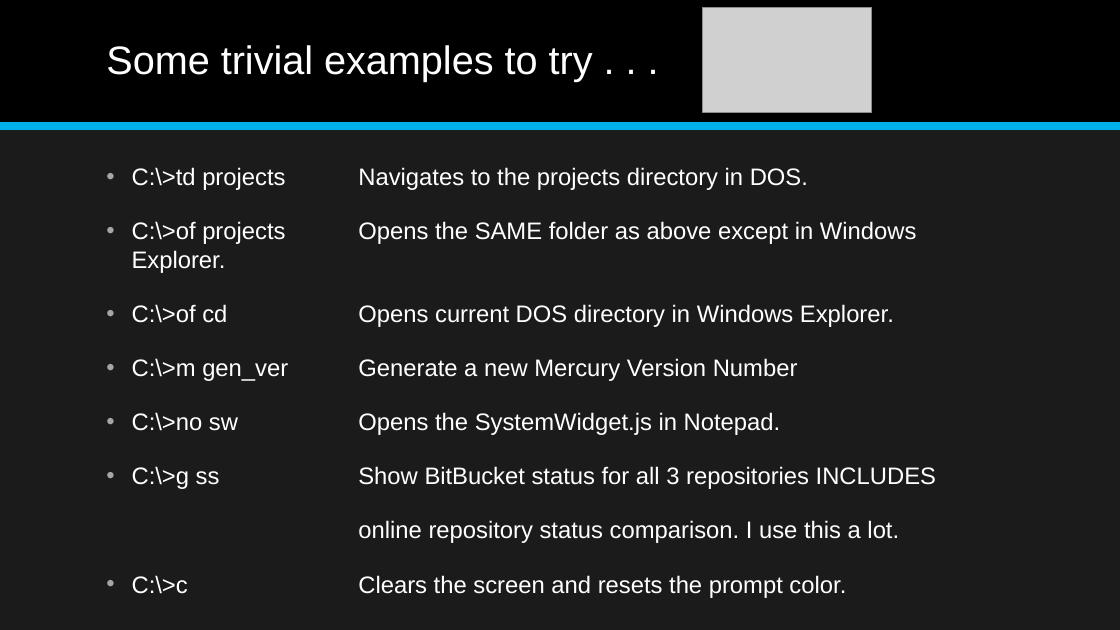
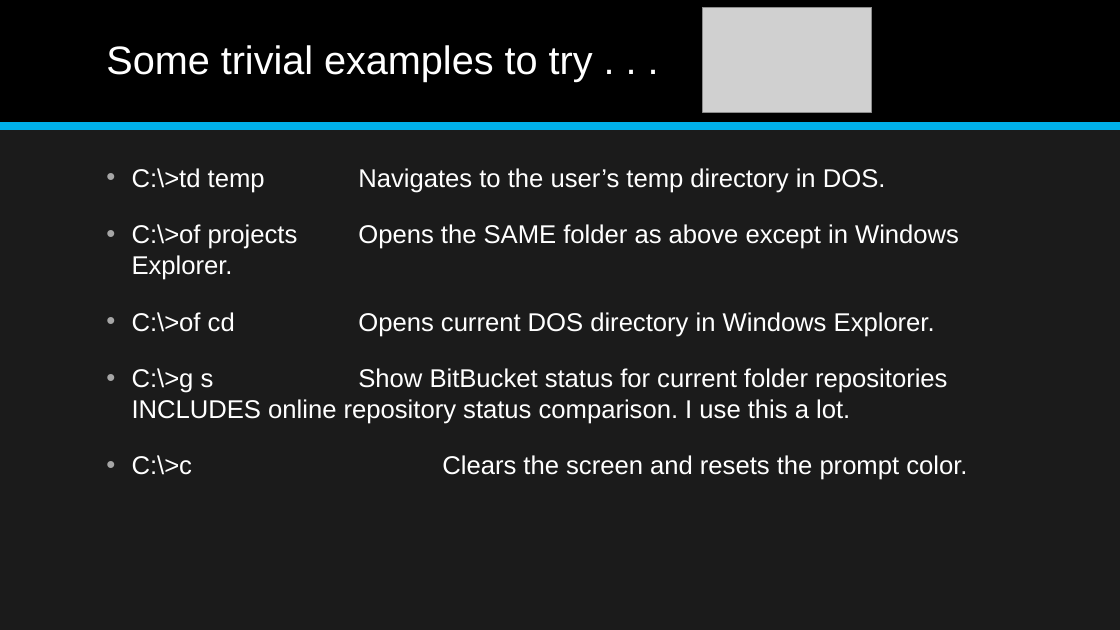
Before and after one commit to jonathan-r-jones/Composable-Batch-Files, a slide deck: slide 4 of Composable Batch File Helper.pptx (slide 7 before the commit). Drawn at 1120x630 pixels with LibreOffice and Linux fonts; fonts in the diff are those of the drawing; grey boxes stand for pictures. Boxes give left, top, right and bottom in pixels: in the first picture for what was removed or moved away, otherwise in the second. Text is boxed around its words. In the diff, an @@ line names an element or a change of style, - is before the commit and + after.

```diff
--- a/Composable Batch File Helper.pptx
+++ b/Composable Batch File Helper.pptx
@@ text at bbox=[132, 168, 886, 193]: text changed; size 20.4 to 22 pt @@
-• C:\>td projects Navigates to the projects directory in DOS.
+• C:\>td temp Navigates to the user’s temp directory in DOS.
@@ text at bbox=[132, 224, 967, 480]: size 20.4 to 22 pt in "C:\>of projects Opens the SAME folder as ...", "C:\>of cd Opens current DOS directory in ...", "C:\>c Clears the screen and resets the ..." @@
@@ text at bbox=[132, 368, 947, 424]: text changed; size 20.4 to 22 pt @@
-• C:\>m gen_ver Generate a new Mercury Version Number
-• C:\>no sw Opens the SystemWidget.js in Notepad.
-• C:\>g ss Show BitBucket status for all 3 repositories INCLUDES
-online repository status comparison. I use this a lot.
+• C:\>g s Show BitBucket status for current folder repositories INCLUDES online repository status comparison. I use this a lot.
```
Also in this commit, not shown: 5 other slides changed, 4 slides removed, 9 other files.
